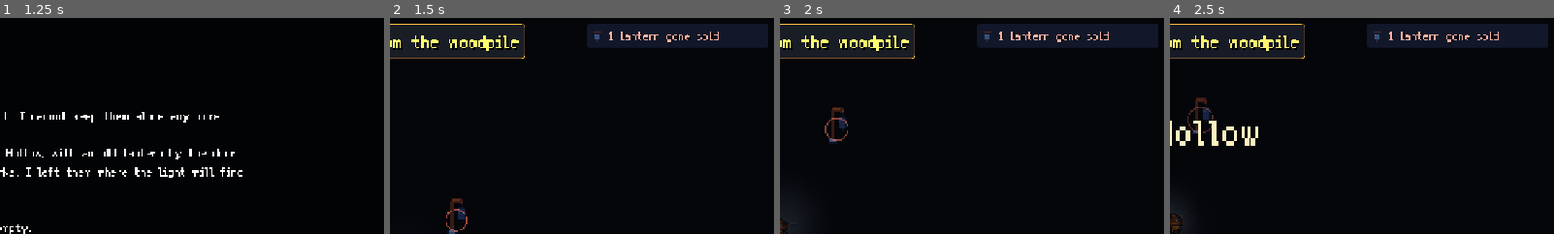
Above: before the commit, frames 1-4 (left to right).
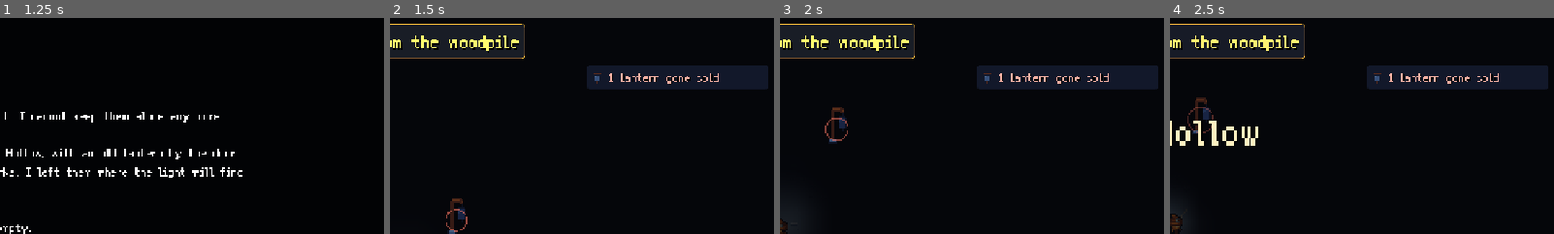
Above: after the commit, the same moments.

Repository: tim-carey-code/lantern-keeper
Game: Godot game, scene res://scenes/main/main.tscn
Two runs of this game, one before a commit and one after it. Both use one fixed random seed, a clock stepped at 60 frames per second and the inputs below.
Inputs (mouse positions are % of the whole screen's width and height, from its top left):
- Up to frame 1 (1.25 s): tap Enter (ui_accept) at 0.5, 0.77 s; move the mouse to (72, 45) at 0.52 s; press the mouse at (72, 45) at 0.53 s; hold D (move_right) from 0.53 s (still down)
- Up to frame 2 (1.5 s): tap Enter (ui_accept) at 1.25 s; move the mouse to (30, 55) at 1.27 s; release D (move_right) at 1.28 s; release the mouse at (30, 55) at 1.28 s; hold S (move_down) from 1.28 s (still down); tap Shift (dash) at 1.35 s
- Up to frame 3 (2 s): keep holding S (move_down); tap Enter (ui_accept) at 1.52 s
- Up to frame 4 (2.5 s): move the mouse to (60, 27) at 2.02 s; release S (move_down) at 2.03 s; hold D (move_right) from 2.03 s (still down); tap F (flare) at 2.1 s
The pictures show only the part of the screen within x 50-100%, y 0-50%; the shares and areas given below are measured in that part.

Frame 1 is identical in both runs. In frame 2, 10% of the frame differs, in the area x 51-99%, y 2-34%; in frame 3, 10%; in frame 4, 10%.

Commit message:
HUD: status chips sit below the goal banner (long goals overlapped them with the new font)

Diff:
--- a/scripts/ui/hud.gd
+++ b/scripts/ui/hud.gd
@@ -39,7 +39,7 @@
 	chips.grow_horizontal = Control.GROW_DIRECTION_BEGIN
 	chips.offset_left = -316
 	chips.offset_right = -16
-	chips.offset_top = 16
+	chips.offset_top = 84   # below the goal banner, which can be wide with long goals
 	chips.custom_minimum_size = Vector2(300, 0)
 	chips.add_theme_constant_override("separation", 6)
 	add_child(chips)
